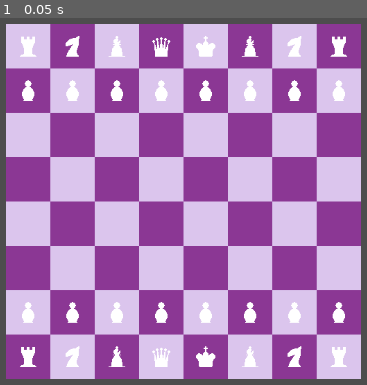
Above: before the commit, frame 1.
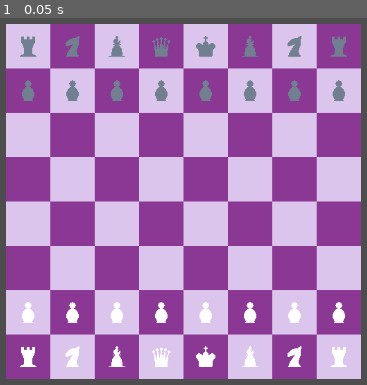
Above: after the commit, the same moment.

Repository: MDJolley/Godot-Chess
Game: Godot game, scene res://board/scenes/board.tscn
The game is run twice, just before and just after one commit, with the same random seed, the same clock (stepped at 60 frames per second) and the same inputs.
Inputs:
- Up to frame 1 (0.05 s): no input

The runs differ from the first frame. In frame 1, 2.4% of the frame differs, in the area x 5-95%, y 4-23%.

Commit message:
When clicking a piece, available moves highlight

Diff:
--- a/board/scenes/tile.tscn
+++ b/board/scenes/tile.tscn
@@ -1,6 +1,7 @@
-[gd_scene load_steps=2 format=3 uid="uid://c2641pwrv21fp"]
+[gd_scene load_steps=3 format=3 uid="uid://c2641pwrv21fp"]
 
 [ext_resource type="Script" path="res://board/scripts/tile.gd" id="1_uq16t"]
+[ext_resource type="Texture2D" uid="uid://ceh35linedc2m" path="res://assets/Highlight.png" id="2_a0s7o"]
 
 [node name="Tile" type="Panel"]
 custom_minimum_size = Vector2(64, 64)
@@ -24,4 +25,10 @@
 offset_right = 64.0
 offset_bottom = 64.0
 
+[node name="Highlight" type="Sprite2D" parent="."]
+visible = false
+texture = ExtResource("2_a0s7o")
+offset = Vector2(32, 32)
+
 [connection signal="pieceUpdated" from="." to="." method="_on_piece_updated"]
+[connection signal="gui_input" from="Background" to="." method="_on_background_gui_input"]
--- a/board/scripts/board.gd
+++ b/board/scripts/board.gd
@@ -11,7 +11,6 @@
 	Global.board = self
 	drawBoard()
 	setupBoard()
-	print(Global.gameState)
 
 func drawBoard():
 	for rank in 8:
@@ -23,6 +22,7 @@
 
 			self.add_child(tile)
 			boardState[tileLocation] = tile
+	emit_signal("boardStateChanged", boardState)
 
 #Initiate new pieces and place them in their starting locations
 func setupBoard():
@@ -55,6 +55,12 @@
 	setPiece(Global.initiatePiece(Piece.Type.QUEEN, Global.Player.DARK), Vector2(3, 0))
 	setPiece(Global.initiatePiece(Piece.Type.QUEEN, Global.Player.LIGHT), Vector2(3, 7))
 
+func highlightTiles(tiles):
+	for tile in boardState:
+		boardState[tile].removeHighlight()
+	if tiles:
+		for tile in tiles:
+			boardState[tile].highlight()
 
 #Used only for setting up board.  Once piece already is placed, use movePiece.
 func setPiece(piece, loc):
--- a/board/scripts/tile.gd
+++ b/board/scripts/tile.gd
@@ -1,7 +1,11 @@
 extends Panel
 class_name Tile
 
+signal pieceUpdated
+signal tileSelected
+
 @onready var background = $Background
+@onready var highlightSprite = $Highlight
 
 @export var darkColor : Color:
 	set(color):
@@ -16,8 +20,6 @@
 @export var isDark : bool:
 	set(dark): isDark = dark
 	get: return isDark
-
-signal pieceUpdated
 
 var piece : Piece = null:
 	set(p):
@@ -35,6 +37,7 @@
 
 func _ready():
 	updateColor()
+	highlightSprite.set_modulate(Color.BLUE)
 
 func updateColor() -> void:
 	var sum : int = location.x + location.y
@@ -48,6 +51,38 @@
 	if not existingPiece: add_child(newPiece)
 	else:
 		existingPiece.queue_free()
-		print("Adding newPiece")
 		add_child(newPiece)
-#	print(existingPiece)
+
+
+func _on_background_gui_input(event):
+	if (event is InputEventMouseButton
+	and event.is_pressed()
+	and event.button_index == MOUSE_BUTTON_LEFT):
+		#Check game sequence to know how click should be handled.
+		if Global.sequence == Global.Sequence.IDLE:
+			_handle_idle_click()
+		if Global.sequence == Global.Sequence.MOVING:
+			_handle_moving_click()
+
+func _handle_moving_click():
+	pass
+
+func _handle_idle_click():
+	#Clicked empty tile
+	if not piece or piece.player != Global.currentPlayer:
+		Global.validMoves = Array()
+		board.highlightTiles(null)
+	#Clicked piece player doesn't own
+#	elif piece.player != Global.currentPlayer:
+#		board.highlightTiles(null)
+	#Clicked tile that current player could move
+	else:
+		var moves = piece.getValidMoves()
+		Global.validMoves = moves
+		board.highlightTiles(moves)
+
+func highlight():
+	highlightSprite.visible = true
+
+func removeHighlight():
+	highlightSprite.visible = false
--- a/pieces/model/knight.gd
+++ b/pieces/model/knight.gd
@@ -1,9 +1,23 @@
 extends Piece
 class_name Knight
 
+var legalMoves : Array = [Vector2(-1, -2), Vector2(1, -2), Vector2(2, -1), Vector2(2, 1),
+						Vector2(1, 2), Vector2(-1, 2), Vector2(-2, 1), Vector2(-2, -1)]
+
 
 func _ready():
-	pass
+	super._ready()
 
 func _init():
 	pass
+
+func getValidMoves() -> Array:
+	var validMoves : Array
+	for move in legalMoves:
+		var endTile : Vector2 = move + location
+		if Global.gameState.has(endTile):
+			if Global.gameState[endTile].piece:
+				if Global.gameState[endTile].piece.owner != self.owner:
+					validMoves.append(endTile)
+			else: validMoves.append(endTile)
+	return validMoves
--- a/pieces/model/piece.gd
+++ b/pieces/model/piece.gd
@@ -12,10 +12,20 @@
 	set(t): type = t
 	get: return type
 
+@onready var tile : Tile = self.get_parent()
+@onready var location : Vector2 = tile.location
 @onready var sprite = $Sprite
 
+
+
 func applyColor():
+	if player == Global.Player.DARK:
+		$Sprite.set_modulate(Color.SLATE_GRAY)
+
+func _ready():
+#	tile.connect("tileSelected", )
 	pass
 
-func _ready():
-	pass
+func getValidMoves() -> Array:
+	assert(false, "Child must implement")
+	return Array()
--- a/pieces/repo/bishop.tscn
+++ b/pieces/repo/bishop.tscn
@@ -1,11 +1,11 @@
 [gd_scene load_steps=3 format=3 uid="uid://caaul58vgblwx"]
 
-[ext_resource type="Script" path="res://pieces/model/pawn.gd" id="1_ibge0"]
+[ext_resource type="Script" path="res://pieces/model/bishop.gd" id="1_wuxrr"]
 [ext_resource type="Texture2D" uid="uid://dgey1cdlprupv" path="res://assets/Bishop.png" id="2_rf1ip"]
 
 [node name="Piece" type="Node2D"]
 position = Vector2(32, 32)
-script = ExtResource("1_ibge0")
+script = ExtResource("1_wuxrr")
 
 [node name="Sprite" type="Sprite2D" parent="."]
 texture = ExtResource("2_rf1ip")
--- a/pieces/repo/king.tscn
+++ b/pieces/repo/king.tscn
@@ -1,11 +1,11 @@
 [gd_scene load_steps=3 format=3 uid="uid://d3evecbfh0uq6"]
 
-[ext_resource type="Script" path="res://pieces/model/pawn.gd" id="1_518v1"]
+[ext_resource type="Script" path="res://pieces/model/king.gd" id="1_d5mgb"]
 [ext_resource type="Texture2D" uid="uid://bgx60ruqq0gmd" path="res://assets/King.png" id="2_sx51a"]
 
 [node name="Piece" type="Node2D"]
 position = Vector2(32, 32)
-script = ExtResource("1_518v1")
+script = ExtResource("1_d5mgb")
 
 [node name="Sprite" type="Sprite2D" parent="."]
 texture = ExtResource("2_sx51a")
--- a/pieces/repo/knight.tscn
+++ b/pieces/repo/knight.tscn
@@ -1,11 +1,11 @@
 [gd_scene load_steps=3 format=3 uid="uid://ltishe0hovy7"]
 
-[ext_resource type="Script" path="res://pieces/model/pawn.gd" id="1_8t0tr"]
+[ext_resource type="Script" path="res://pieces/model/knight.gd" id="1_5q7mk"]
 [ext_resource type="Texture2D" uid="uid://k62qbilwt7sh" path="res://assets/Knight.png" id="2_n8iy2"]
 
 [node name="Piece" type="Node2D"]
 position = Vector2(32, 32)
-script = ExtResource("1_8t0tr")
+script = ExtResource("1_5q7mk")
 
 [node name="Sprite" type="Sprite2D" parent="."]
 texture = ExtResource("2_n8iy2")
--- a/pieces/repo/queen.tscn
+++ b/pieces/repo/queen.tscn
@@ -1,11 +1,11 @@
 [gd_scene load_steps=3 format=3 uid="uid://cs1ltl8rjvroo"]
 
-[ext_resource type="Script" path="res://pieces/model/pawn.gd" id="1_b6p8p"]
+[ext_resource type="Script" path="res://pieces/model/queen.gd" id="1_mgxpl"]
 [ext_resource type="Texture2D" uid="uid://ceqydf2yw4wj8" path="res://assets/Queen.png" id="2_6c7gg"]
 
 [node name="Piece" type="Node2D"]
 position = Vector2(32, 32)
-script = ExtResource("1_b6p8p")
+script = ExtResource("1_mgxpl")
 
 [node name="Sprite" type="Sprite2D" parent="."]
 texture = ExtResource("2_6c7gg")
--- a/pieces/repo/rook.tscn
+++ b/pieces/repo/rook.tscn
@@ -1,11 +1,11 @@
 [gd_scene load_steps=3 format=3 uid="uid://draek4ot4gf4b"]
 
-[ext_resource type="Script" path="res://pieces/model/pawn.gd" id="1_fmor8"]
+[ext_resource type="Script" path="res://pieces/model/rook.gd" id="1_1aqyd"]
 [ext_resource type="Texture2D" uid="uid://ctdspmkoq3xq7" path="res://assets/Rook.png" id="2_asxw0"]
 
 [node name="Piece" type="Node2D"]
 position = Vector2(32, 32)
-script = ExtResource("1_fmor8")
+script = ExtResource("1_1aqyd")
 
 [node name="Sprite" type="Sprite2D" parent="."]
 texture = ExtResource("2_asxw0")
--- a/project.godot
+++ b/project.godot
@@ -18,3 +18,7 @@
 [autoload]
 
 Global="*res://managers/global.gd"
+
+[rendering]
+
+textures/canvas_textures/default_texture_filter=0
Binary file added: assets/Highlight.aseprite
Binary file added: assets/Highlight.png
Not shown, added: assets/Highlight.png.import
